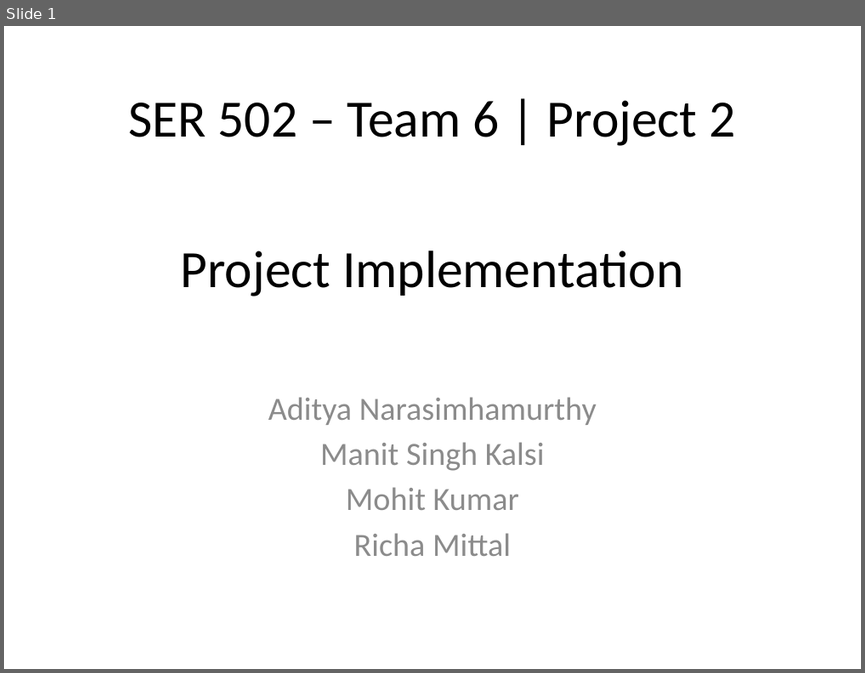
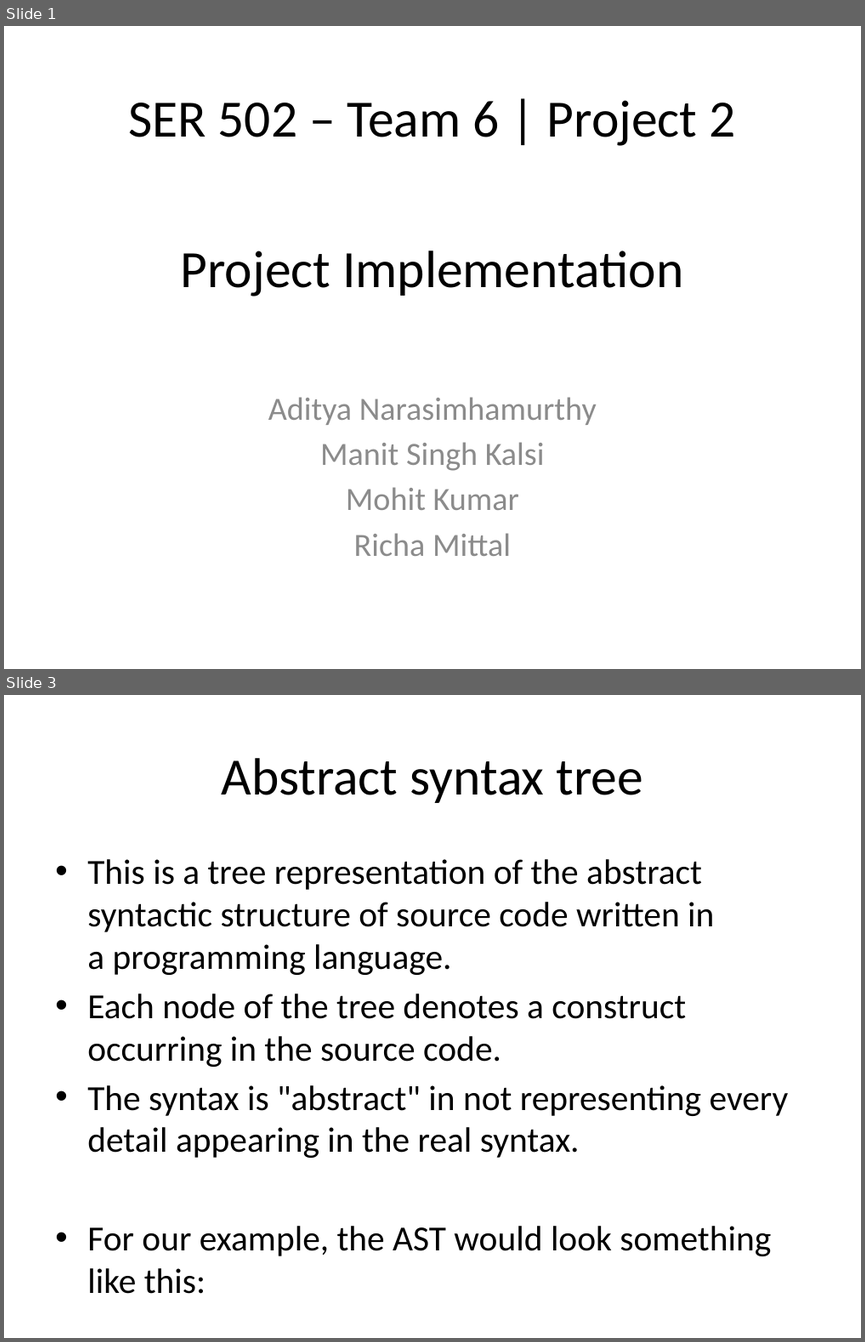
Before and after one commit to kazekagegaara/ramm, a slide deck: doc/Implementation.pptx. Shown one above the other, each under a label of ours: slide 1 before the commit, slides 1 and 3 after it; the slides between them are not shown. The pictures are 865x673 and 865x1342 pixels, drawn with LibreOffice and Linux fonts; fonts in the diff are those of the drawing. Boxes give left, top, right and bottom in pixels: in the first picture for what was removed or moved away, otherwise in the second. Text is boxed around its words. In the diff, an @@ line names an element or a change of style, - is before the commit and + after.

```diff
--- a/doc/Implementation.pptx
+++ b/doc/Implementation.pptx
@@ slide 3 added at (x1=4, y1=695, x2=861, y2=1338), background #FFFFFF @@
@@ title added at (x1=221, y1=758, x2=644, y2=803), 44 pt, text #000000 @@
+Abstract syntax tree
@@ text added at (x1=87, y1=859, x2=789, y2=1256), 29.6 pt, text #000000 @@
+• This is a tree representation of the abstract syntactic structure of source code written in a programming language.
+• Each node of the tree denotes a construct occurring in the source code.
+• The syntax is "abstract" in not representing every detail appearing in the real syntax.
+• For our example, the AST would look something like this:
```
Also in this commit, not shown: 2 slides changed, 4 other slides added, 4 slides removed, 1 other file.
